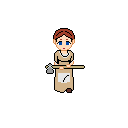
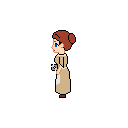
Layered file, before and after one edit (128x128). Changes by layer:
added layer "ihammer_walk_left" above "iknife_walk_left" over [45, 28, 85, 98]
hid "iaxe_walk_down" over [45, 28, 85, 98]